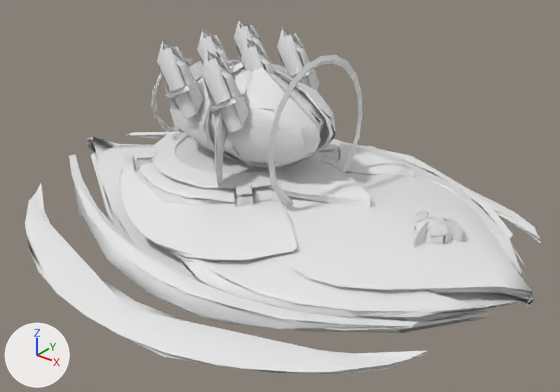
A saved change to the glTF model public/assets/models/alien/spore_tower_packed_lod.glb.
One viewpoint serves both versions: a 50 mm camera at (4.87, -5.85, 4.75) aimed at (0.24, -0.06, 1.16). Arrows for +X, +Y and +Z are at lower left; the lights stay in place. The first picture is the older version. Where no turn or scale is listed for an object, it has been applied to the vertices. Vertices at exactly the same position are counted once.

The older version as bpy lines, for what is in view:
```python
me_hull = bpy.data.meshes.new('Hull')
me_hull.from_pydata(...)  # 2549 vertices, 2500 faces; spans x -3.0..3.03, y -2.38..2.38, z 0.32..2.78
ob_hull = bpy.data.objects.new('Hull', me_hull)
ob_hull.location = (0.0, 0.0, 0.0)
```
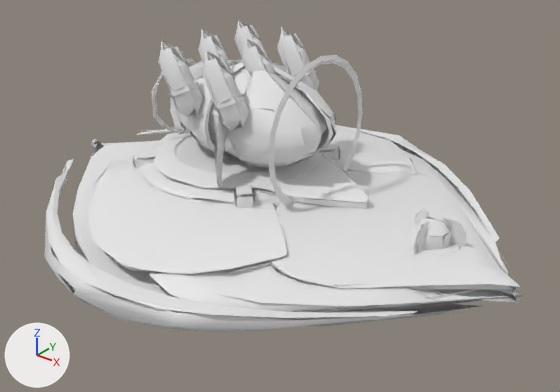
Diff of the bpy script that builds the scene:
```diff
--- a/public/assets/models/alien/spore_tower_packed_lod.glb.py
+++ b/public/assets/models/alien/spore_tower_packed_lod.glb.py
@@ me_hull @@
 # used by ob_hull; location = (0.0, 0.0, 0.0)
-me_hull.from_pydata(...)  # 2549 vertices, 2500 faces; spans x -3.0..3.03, y -2.38..2.38, z 0.32..2.78
+me_hull.from_pydata(...)  # 2536 vertices, 2500 faces; spans x -2.92..2.92, y -2.46..2.46, z 0.31..2.78
+# me_hull part 1: the loose piece of 6 vertices spanning x 3.0, y -0.06..0.06, z 0.89..1.01 is moved by (-0.1, 0.0, 0.0)
+# me_hull part 2: the loose piece of 6 vertices spanning x -3.0, y -0.06..0.06, z 0.89..1.01 is moved by (0.1, 0.0, 0.0)
+# me_hull part 3: the loose piece of 86 vertices spanning x -3.0..3.03, y -1.64..1.64, z 0.55..1.21 is rebuilt with 62 vertices and now spans x -2.92..2.92, y -2.09..2.09, z 0.54..1.17
+# me_hull part 4: the loose piece of 82 vertices spanning x -2.77..2.4, y 0.42..1.95, z 0.81..1.12 is rebuilt with 99 vertices and now spans x -2.67..2.32, y 0.51..2.46, z 0.81..1.12
+# me_hull part 5: the loose piece of 64 vertices spanning x 0.47..3.02, y -1.21..1.21, z 0.96..1.42 is rebuilt with 57 vertices and now spans x 0.46..2.9, y -1.31..1.31, z 0.97..1.42
+# me_hull part 6: the loose piece of 54 vertices spanning x 0.0..2.76, y -1.7..-0.35, z 0.97..1.29 is rebuilt with 47 vertices and now spans x -0.01..2.67, y -2.02..-0.23, z 0.96..1.27
+# me_hull part 7: the loose piece of 53 vertices spanning x 0.0..2.8, y 0.35..1.7, z 0.91..1.28 is rebuilt with 50 vertices and now spans x -0.01..2.68, y 0.23..2.02, z 0.93..1.28
+# me_hull part 8: the loose piece of 50 vertices spanning x -1.56..1.22, y -1.62..-0.16, z 1.14..1.42 is rebuilt with 58 vertices and now spans x -1.51..1.18, y -2.04..-0.19, z 1.14..1.44
+# me_hull part 9: the loose piece of 47 vertices spanning x -2.76..2.4, y -1.91..-0.41, z 0.83..1.13 is rebuilt with 90 vertices and now spans x -2.67..2.32, y -2.46..-0.51, z 0.81..1.12
+# me_hull part 10: the loose piece of 44 vertices spanning x -2.77..2.82, y -1.7..-0.03, z 0.44..0.91 is rebuilt with 54 vertices and now spans x -2.67..2.67, y -2.14..-0.04, z 0.44..0.93
+# me_hull part 11: the loose piece of 43 vertices spanning x -1.57..1.21, y 0.16..1.62, z 1.14..1.42 is rebuilt with 61 vertices and now spans x -1.52..1.16, y 0.17..2.04, z 1.15..1.42
+# me_hull part 12: the loose piece of 32 vertices spanning x -1.36..1.35, y -0.49..0.49, z 1.36..1.54 is rebuilt with 16 vertices and now spans x -1.28..1.28, y -0.61..0.61, z 1.38..1.51
+# me_hull part 13: the loose piece of 12 vertices spanning x -1.32..1.32, y -0.47..0.48, z 1.36..1.42 is rebuilt with 31 vertices and now spans x -1.28..1.28, y -0.6..0.6, z 1.32..1.5
+# me_hull part 14: the loose piece of 4 vertices spanning x -1.26..-1.25, y -0.44..-0.37, z 1.74..2.16 is rebuilt with 6 vertices and now spans x -1.26..-1.25, y -0.41..-0.27, z 1.63..2.27
+# me_hull part 15: 11 loose pieces with 104 vertices, spanning x -2.76..2.77, y -2.38..2.38, z 0.43..1.47, are deleted
+# me_hull part 16: 62 vertices moved from x -1.52..2.15, y -1.12..0.49, z 0.99..2.76 to x -1.45..2.27, y -1.1..0.54, z 1.0..2.77; 419 vertices removed from x -2.76..2.75, y -1.97..1.07, z 0.44..2.7; 451 vertices added at x -1.5..2.88, y -1.33..1.06, z 0.71..2.77
+# other edits to the shape of me_hull do not show in these pictures
```

Where the change shows, as pixel boxes (x1, y1, x2, y2) in the pictures (560 x 392 px; the box of a moved part takes in the faces that stretch with it):
'Hull', reshaped (7% narrower, 12% shorter)
    before: (25, 20, 541, 375)
    after: (45, 20, 523, 332)
part 1 of me_hull, moved or reshaped
    before: (527, 295, 533, 307)
    after: (516, 291, 522, 303)
part 2 of me_hull, moved or reshaped
    before: (86, 137, 92, 145)
    after: (91, 139, 97, 148)
part 3 of me_hull, rebuilt (7% shorter)
    before: (87, 137, 535, 323)
    after: (73, 140, 523, 312)
part 4 of me_hull, rebuilt (6% narrower, 10% taller)
    before: (126, 132, 513, 238)
    after: (137, 125, 499, 242)
part 5 of me_hull, rebuilt
    before: (281, 171, 534, 299)
    after: (268, 170, 520, 295)
part 6 of me_hull, rebuilt
    before: (181, 254, 487, 317)
    after: (149, 243, 483, 312)
part 7 of me_hull, rebuilt
    before: (359, 146, 525, 277)
    after: (401, 149, 508, 275)
part 8 of me_hull, rebuilt (11% wider, 7% taller)
    before: (119, 156, 297, 263)
    after: (89, 160, 287, 275)
part 9 of me_hull, rebuilt (7% wider)
    before: (69, 154, 417, 327)
    after: (45, 159, 417, 332)
part 10 of me_hull, rebuilt
    before: (91, 152, 489, 333)
    after: (74, 230, 481, 326)
part 11 of me_hull, rebuilt
    before: (330, 139, 415, 177)
    after: (330, 126, 416, 176)
part 12 of me_hull, rebuilt
    before: (184, 136, 371, 208)
    after: (178, 132, 369, 203)
part 13 of me_hull, rebuilt (mostly hidden)
    before: (288, 193, 338, 204)
    after: (295, 155, 360, 208)
part 14 of me_hull, rebuilt
    before: (151, 87, 157, 119)
    after: (151, 73, 164, 128)
part 15 of me_hull, deleted
    before: (25, 184, 541, 375)
part 16 of me_hull, moved or reshaped
    before: (69, 21, 478, 331)
    after: (145, 20, 517, 327)
